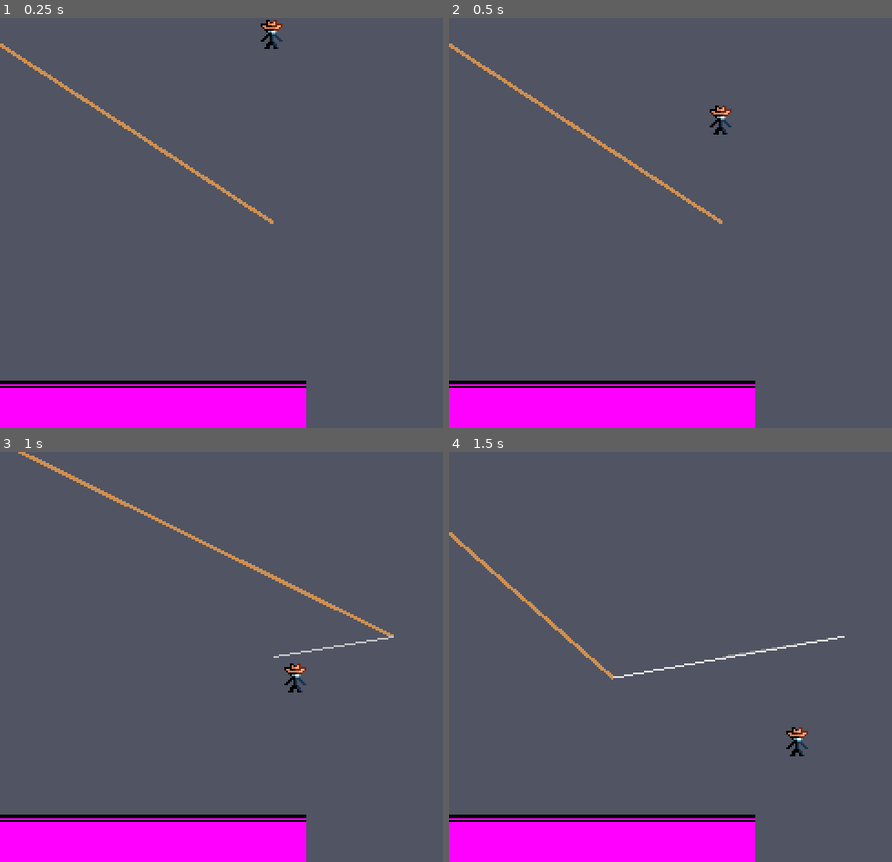
Above: before the commit, frames 1-4 (two rows, left to right).
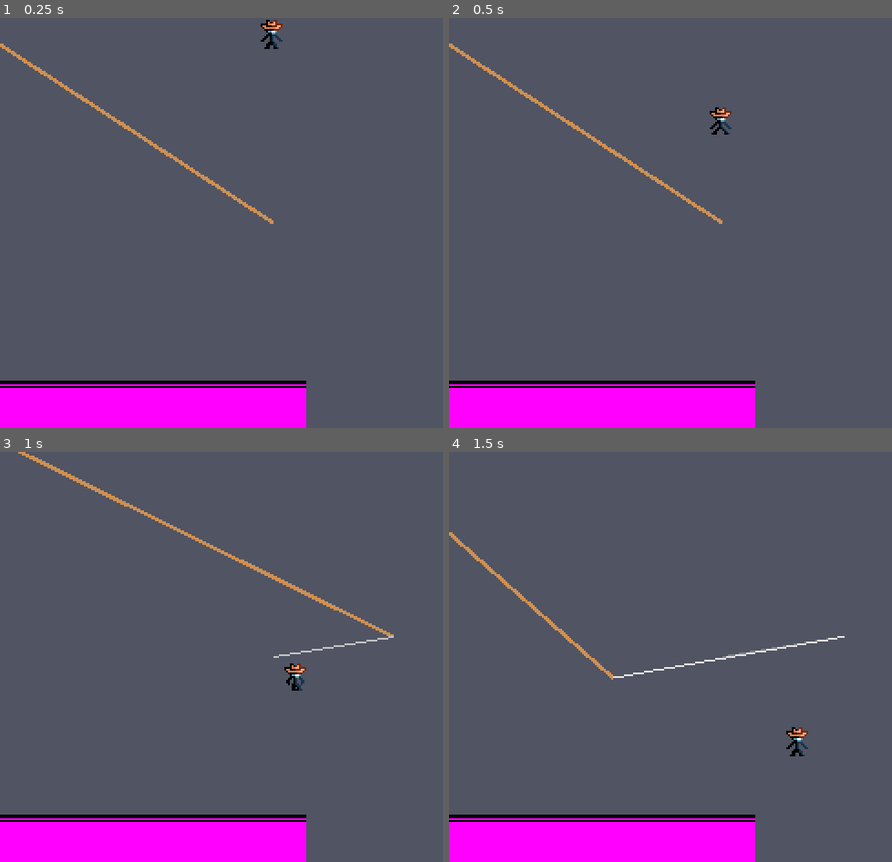
Above: after the commit, the same moments.

Repository: Jcodefox/GMTK-2025
Game: Godot game, scene res://scenes/topscenes/gameplay_topscene.tscn
The game is run twice, just before and just after one commit, with the same random seed, the same clock (stepped at 60 frames per second) and the same inputs.
Inputs (mouse positions are in pixels of both pictures, inside the frame that each line leads up to):
- Up to frame 1 (0.25 s): no input
- Up to frame 2 (0.5 s): no input
- Up to frame 3 (1 s): move the mouse to (394, 636) at 0.52 s; hold D (move_right) from 0.53 s (still down); tap Space (move_jump) at 0.77 s
- Up to frame 4 (1.5 s): keep holding D (move_right); move the mouse to (612, 677) at 1.27 s

Frame 1 is identical in both runs. In frame 2, 0.2% of the frame differs, in the area x 58-64%, y 21-29%; in frame 3, less than 0.1%; in frame 4, nothing differs.

Commit message:
Add Coral's animations

Diff:
--- /dev/null
+++ b/assets/art/player/player_sprite_frames.tres
@@ -0,0 +1,36 @@
+[gd_resource type="SpriteFrames" load_steps=5 format=3 uid="uid://bf6o51up71rto"]
+
+[ext_resource type="Texture2D" uid="uid://b5n4f6h6w0w2t" path="res://assets/art/player/cowboy stick idle 1.png" id="1_624lm"]
+[ext_resource type="Texture2D" uid="uid://cqu0pn3xsa7k" path="res://assets/art/player/cowboy stick idle 2.png" id="2_m2r1r"]
+[ext_resource type="Texture2D" uid="uid://c02yf6jxupv3m" path="res://assets/art/player/cowboy stick jump.png" id="3_4nujj"]
+[ext_resource type="Texture2D" uid="uid://c5agtf2hvhq7j" path="res://assets/art/player/tiny_cowboy_stick_gmtk_concept.png" id="4_snq4c"]
+
+[resource]
+animations = [{
+"frames": [{
+"duration": 1.0,
+"texture": ExtResource("1_624lm")
+}, {
+"duration": 1.0,
+"texture": ExtResource("2_m2r1r")
+}],
+"loop": true,
+"name": &"idle",
+"speed": 2.0
+}, {
+"frames": [{
+"duration": 1.0,
+"texture": ExtResource("3_4nujj")
+}],
+"loop": true,
+"name": &"jump",
+"speed": 5.0
+}, {
+"frames": [{
+"duration": 1.0,
+"texture": ExtResource("4_snq4c")
+}],
+"loop": true,
+"name": &"walk",
+"speed": 5.0
+}]
--- a/scenes/prefabs/player.tscn
+++ b/scenes/prefabs/player.tscn
@@ -1,7 +1,7 @@
 [gd_scene load_steps=4 format=3 uid="uid://crq0ubo4sdfwt"]
 
 [ext_resource type="Script" uid="uid://dgc1ud1pmx2lv" path="res://scripts/prefabs/player_v2.gd" id="1_tou0u"]
-[ext_resource type="Texture2D" uid="uid://c5agtf2hvhq7j" path="res://assets/art/player/tiny_cowboy_stick_gmtk_concept.png" id="2_n0leu"]
+[ext_resource type="SpriteFrames" uid="uid://bf6o51up71rto" path="res://assets/art/player/player_sprite_frames.tres" id="2_tou0u"]
 
 [sub_resource type="RectangleShape2D" id="RectangleShape2D_tou0u"]
 size = Vector2(8, 14)
@@ -9,9 +9,12 @@
 [node name="Player" type="CharacterBody2D"]
 script = ExtResource("1_tou0u")
 
-[node name="Sprite2D" type="Sprite2D" parent="."]
-texture = ExtResource("2_n0leu")
-
 [node name="CollisionShape2D" type="CollisionShape2D" parent="."]
 position = Vector2(0, 1)
 shape = SubResource("RectangleShape2D_tou0u")
+
+[node name="AnimatedSprite2D" type="AnimatedSprite2D" parent="."]
+sprite_frames = ExtResource("2_tou0u")
+animation = &"idle"
+autoplay = "idle"
+frame_progress = 0.386379
--- a/scripts/prefabs/player_v2.gd
+++ b/scripts/prefabs/player_v2.gd
@@ -32,21 +32,33 @@
 	else:
 		velocity.y += default_gravity * delta
 
+	var horizontal_input_axis: float = Input.get_axis("move_left", "move_right")
 	if is_on_floor():
 		time_since_on_floor = 0
 		extra_jumps_left = max_extra_jumps
 		velocity.y = 0
-		velocity.x += ground_lateral_accel * Input.get_axis("move_left", "move_right") * delta
+		velocity.x += ground_lateral_accel * horizontal_input_axis * delta
 		velocity.x *= pow(ground_lateral_drag, delta)
 	else:
-		velocity.x += air_lateral_accel * Input.get_axis("move_left", "move_right")
+		velocity.x += air_lateral_accel * horizontal_input_axis
 		velocity *= pow(air_drag, delta)
+
+	if horizontal_input_axis != 0:
+		$AnimatedSprite2D.flip_h = horizontal_input_axis < 0
+
+	if velocity.y < 0:
+		set_animation("jump")
+	else:
+		if horizontal_input_axis != 0:
+			set_animation("walk")
+		else:
+			set_animation("idle")
 
 	if (time_since_on_floor < coyote_time) and (time_since_jump_attempt < jump_buffer_time): # ground jump
 		velocity.y = jump_init_y_velocity
 		time_since_jump_attempt = INF
 	elif (extra_jumps_left > 0) and (time_since_jump_attempt < jump_buffer_time): # air jump
-		var direction: float = Input.get_axis("move_left", "move_right")
+		var direction: float = horizontal_input_axis
 		if direction < 0:
 			if not velocity.x < -1 * air_jump_init_x_velocity:
 				velocity.x = direction * air_jump_init_x_velocity
@@ -58,3 +70,7 @@
 		time_since_jump_attempt = INF
 
 	move_and_slide()
+
+func set_animation(anim: String) -> void:
+	if $AnimatedSprite2D.animation != anim:
+		$AnimatedSprite2D.animation = anim
Binary file added: assets/art/player/cowboy stick crouch.png
Not shown, added: assets/art/player/cowboy stick crouch.png.import
Binary file added: assets/art/player/cowboy stick idle 1.png
Not shown, added: assets/art/player/cowboy stick idle 1.png.import
Binary file added: assets/art/player/cowboy stick idle 2.png
Not shown, added: assets/art/player/cowboy stick idle 2.png.import
Binary file added: assets/art/player/cowboy stick jump.png
Not shown, added: assets/art/player/cowboy stick jump.png.import
